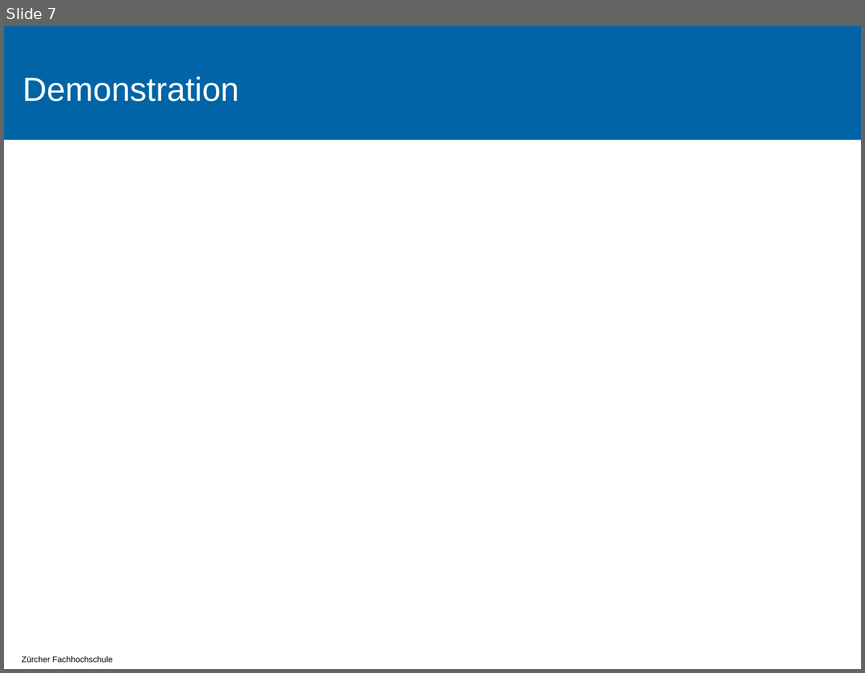
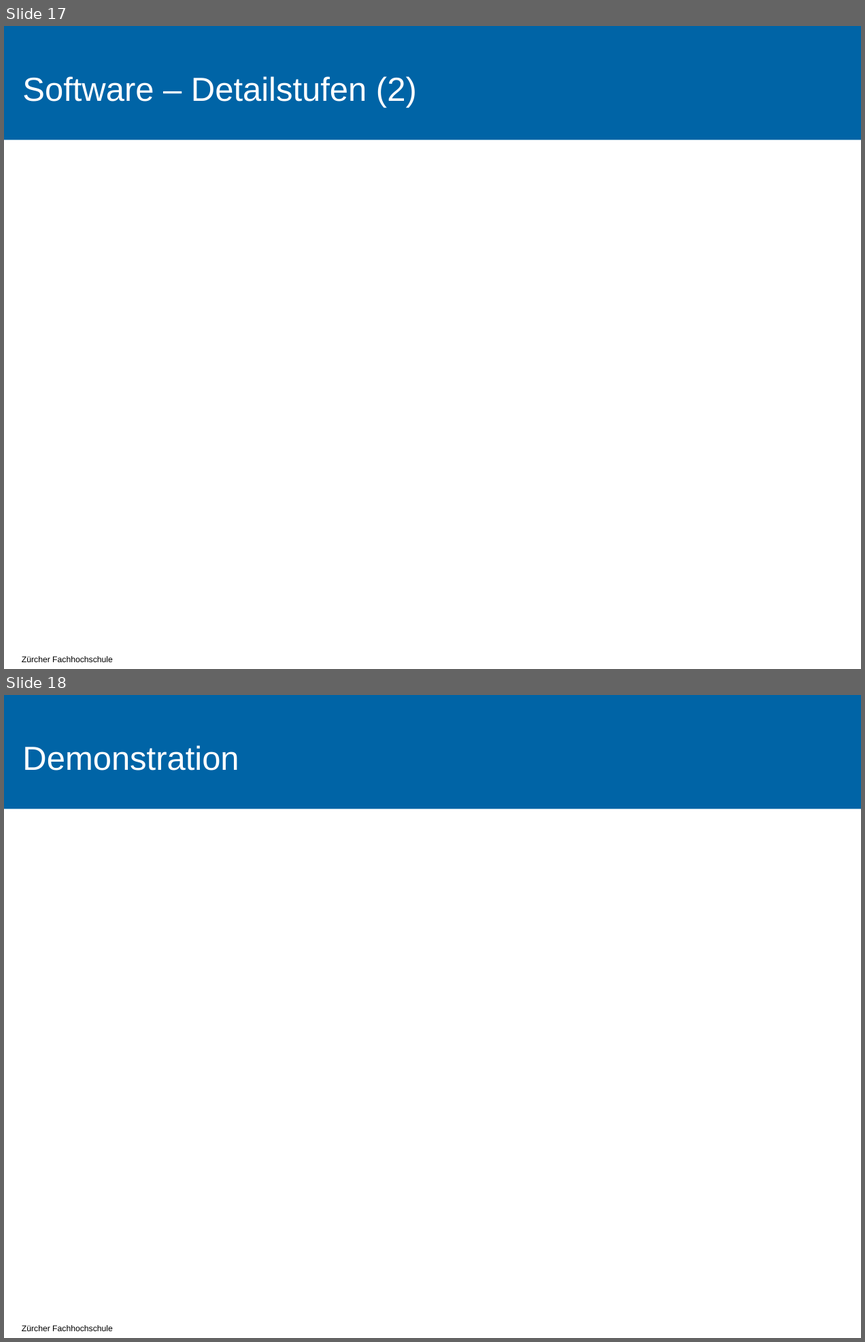
Before and after one commit to tokeller/WeKeBA, a slide deck: 9001_Praesentation/Praesentation.pptx. Shown one above the other, each under a label of ours: slide 7 before the commit, slides 17 and 18 after it. The pictures are 865x673 and 865x1342 pixels, drawn with LibreOffice and Linux fonts; fonts in the diff are those of the drawing; background and template pictures are left out. Boxes give left, top, right and bottom in pixels: in the first picture for what was removed or moved away, otherwise in the second. Text is boxed around its words. In the diff, an @@ line names an element or a change of style, - is before the commit and + after.

```diff
--- a/9001_Praesentation/Praesentation.pptx
+++ b/9001_Praesentation/Praesentation.pptx
@@ slide 17 added at box(4, 26, 861, 669), background #FFFFFF; not listed: 2 template elements that a slide beside it also shows @@
@@ title added at box(22, 76, 417, 108), 28 pt, text #FFFFFF @@
+Software – Detailstufen (2)
@@ what was slide 7 is now slide 18 @@
```
Also in this commit, not shown: 2 slides changed, 12 other slides added, 2 slides removed, 3 other files.
